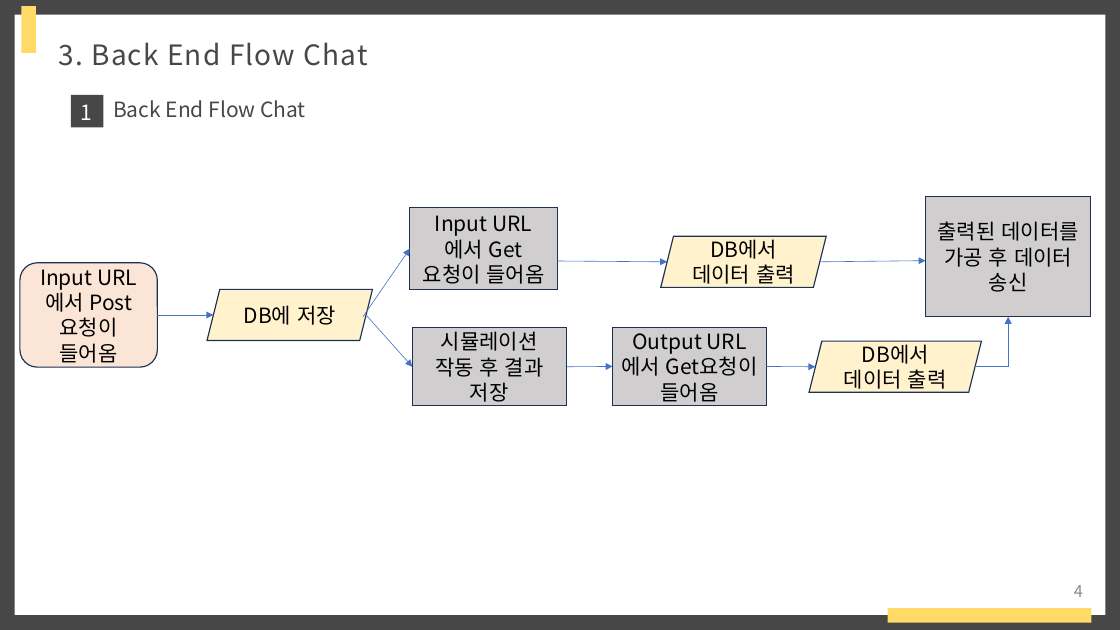
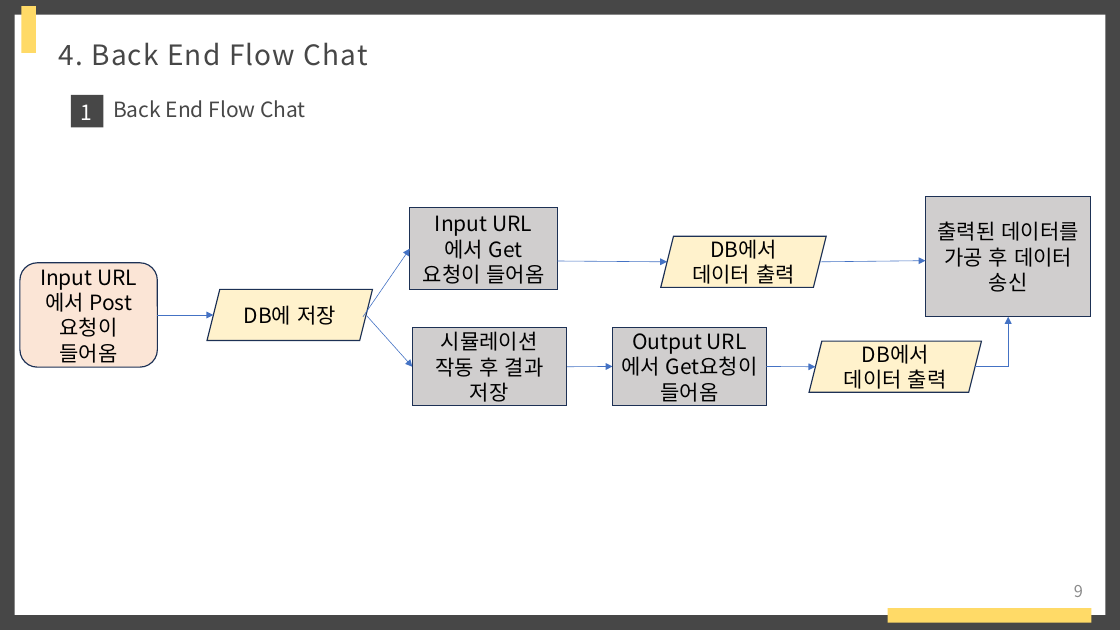
Before and after one commit to raccoon-coding/Eins-Internship, a slide deck: slide 9 of 아인스에스엔시 발표.pptx (slide 4 before the commit). Drawn at 1120x630 pixels with LibreOffice and Linux fonts; fonts in the diff are those of the drawing. Boxes give left, top, right and bottom in pixels: in the first picture for what was removed or moved away, otherwise in the second. Text is boxed around its words. In the diff, an @@ line names an element or a change of style, - is before the commit and + after.

Commit message:
modify ppt

```diff
--- a/아인스에스엔시 발표.pptx
+++ b/아인스에스엔시 발표.pptx
@@ text at (x1=59, y1=42, x2=368, y2=66): text changed @@
-3. Back End Flow Chat
+4. Back End Flow Chat
@@ page number at (x1=1074, y1=585, x2=1083, y2=597): text changed @@
-4
+9
```
Also in this commit, not shown: 11 other slides changed, 5 slides added, 13 other files.
